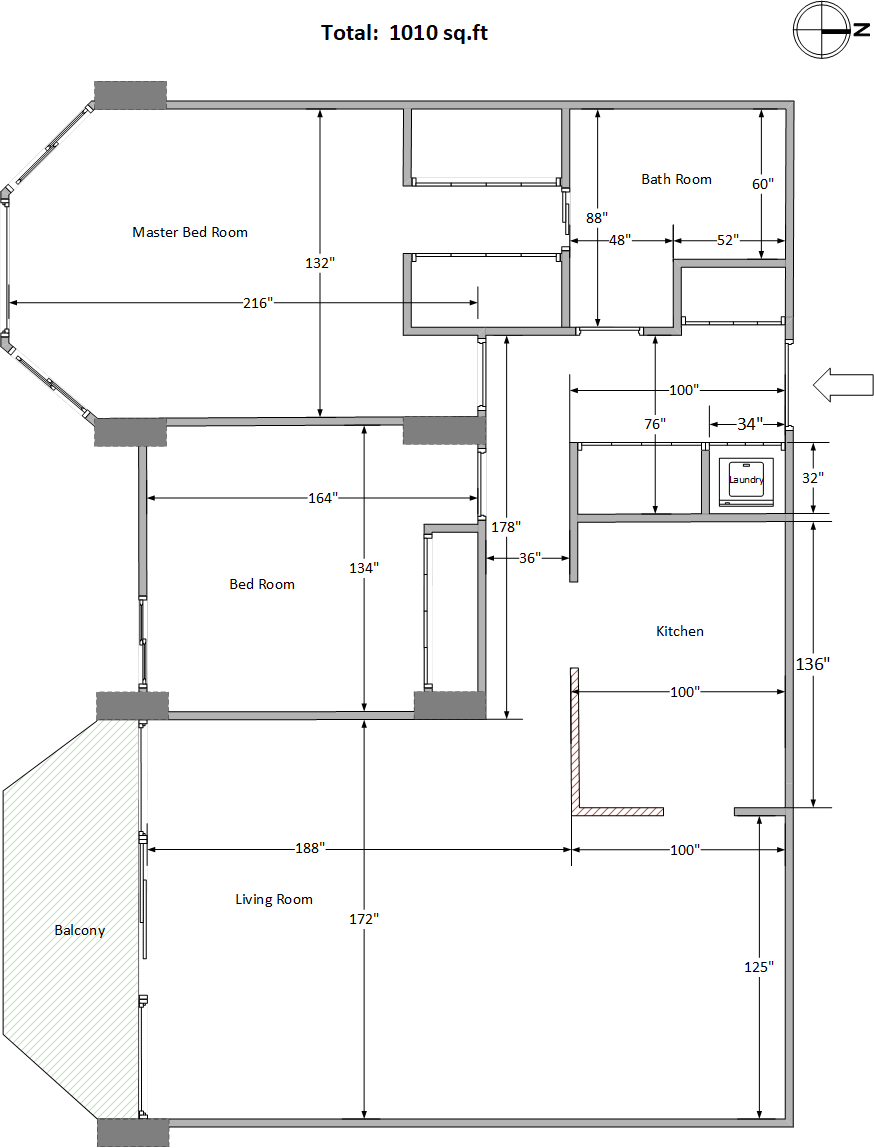
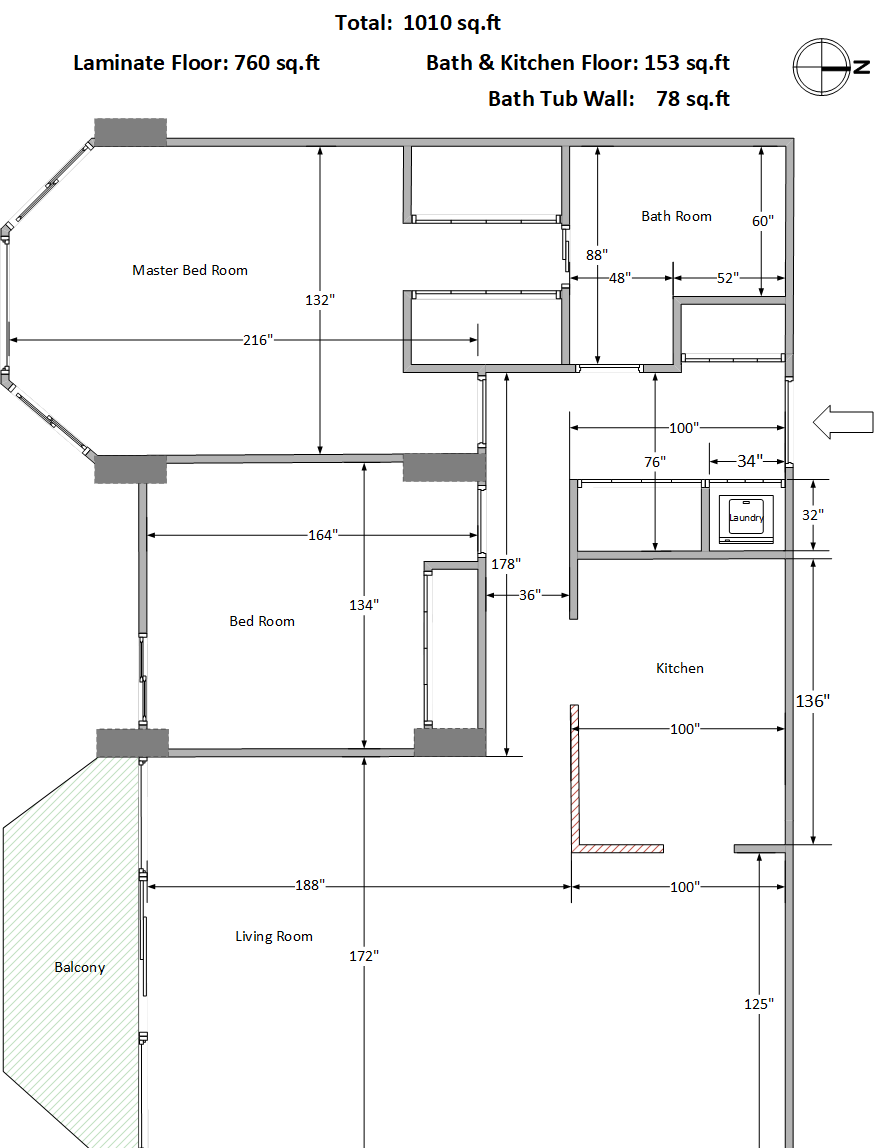
Layered file, before and after one edit (874x1148). Changes by layer:
added layer "Layer 2" above "Layer 1" over [0, 0, 874, 1148]
